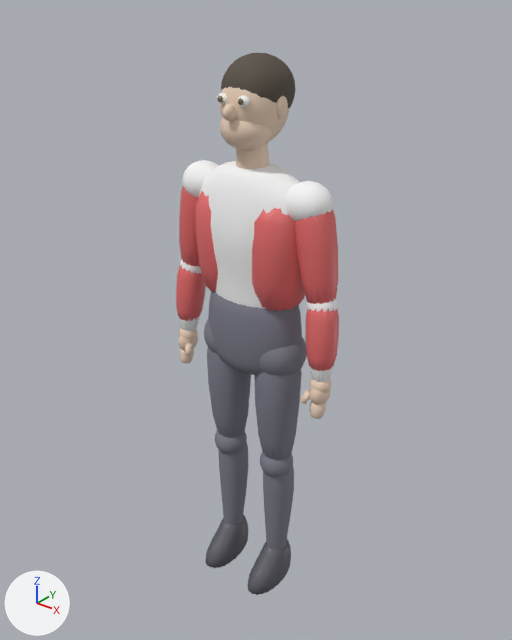
The glTF model godot/games/knuckles/art/models/hero_b.glb: old version first, new version second.
Both versions are drawn from a 50 mm lens placed at (1.25, -1.553, 1.972), pointed at (-0.007, 0.019, 0.998). The lights are fixed; the arrows at lower left show +X, +Y and +Z. The first picture is the older version. Vertices at exactly the same position are counted once.

Before the edit, the objects in view are built like this:
```python
me_loft = bpy.data.meshes.new('loft')
me_loft.from_pydata(...)  # 11086 vertices, 21992 faces; spans x -0.31..0.31, y -0.15..0.13, z 0.0..1.79
# faces by material slot: [4560, 4816, 6776, 1248, 1248, 624, 1120, 1600]
me_loft.materials.append(mat_hero_b_pants)  # grey #7c7c89
me_loft.materials.append(mat_hero_b_top)  # white #f9f9f9
me_loft.materials.append(mat_hero_b_skin)  # beige #edd3bc
me_loft.materials.append(mat_eye_white)  # white #f9f9f6
me_loft.materials.append(mat_hero_b_iris)  # brown #7c6c59
me_loft.materials.append(mat_hero_b_hair)  # brown #595045
me_loft.materials.append(mat_hero_b_shoes)  # dark grey #595961
me_loft.materials.append(mat_hero_b_jacket)  # red #e76c6c
ob_hero_b = bpy.data.objects.new('hero_b', me_loft)
ob_hero_b.location = (0.0, 0.0, 0.0)
```
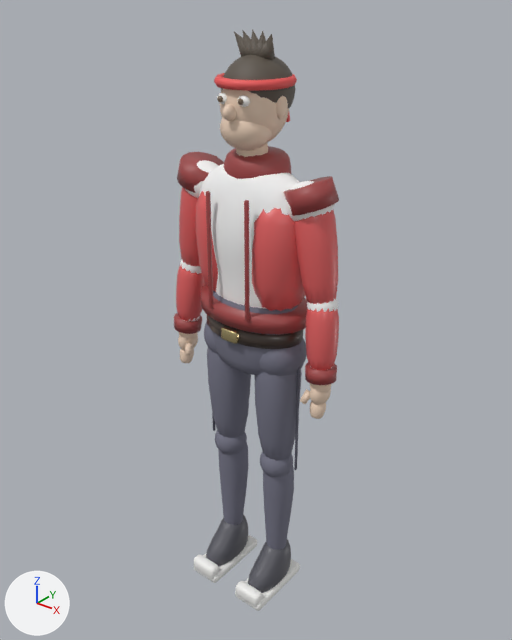
Pixel boxes [x1, y1, x2, y2] of what changed, in the pictures (512 x 640 px):
'hero_b', reshaped (7% taller): before [176, 53, 339, 595]; after [174, 29, 339, 611]
part 1 of me_loft, added: after [207, 315, 303, 349]
part 2 of me_loft, added (red): after [201, 285, 307, 334]
part 3 of me_loft, added: after [174, 29, 339, 470]
part 4 of me_loft, added: after [193, 535, 300, 611]

The edits, one by one:
Material 'hero_b_sole' (mat_hero_b_sole) is new.
Its base color is (0.9, 0.9, 0.88) (white #f3f3f1).
Its roughness is 0.6.
Material 'headband' (mat_headband) is new.
Its base color is (0.85, 0.1, 0.1) (red #ed5959).
Its roughness is 0.6.
Material 'hero_b_seam' (mat_hero_b_seam) is new.
Its base color is (0.126, 0.126, 0.168) (grey #636372).
Its roughness is 0.9.
Material 'hero_b_jacket_trim' (mat_hero_b_jacket_trim) is new.
Its base color is (0.351, 0.054, 0.054) (red #a04242).
Its coat weight is 0.3.
Material 'buckle' (mat_buckle) is new.
Its base color is (0.85, 0.7, 0.35) (beige #eddaa0).
Its metallic is 1.0.
Its roughness is 0.2.
Material 'belt' (mat_belt) is new.
Its base color is (0.06, 0.04, 0.03) (brown #453830).
Its roughness is 0.35.
Its coat weight is 0.4.
me_loft is used by ob_hero_b; location (0.0, 0.0, 0.0).
me_loft had 11086 vertices, 21992 faces and spanned x -0.31..0.31, y -0.15..0.13, z 0.0..1.79.
me_loft now has 12245 vertices, 24218 faces and spans x -0.32..0.32, y -0.17..0.13, z 0.0..1.85.
me_loft part 1: a new loose piece, a 20-sided cylinder along z spanning x -0.172..0.172, y -0.112..0.112, z 0.978..1.023, in mat_belt (brown #453830).
me_loft part 2: a new loose piece, a 20-sided cylinder along z spanning x -0.19..0.19, y -0.125..0.125, z 1.035..1.085, in mat_hero_b_jacket_trim (red #a04242).
me_loft part 3: 855 vertices added at x -0.32..0.32, y -0.12..0.13, z 0.52..1.85.
me_loft part 4: 224 vertices added at x -0.16..0.16, y -0.17..0.08, z 0.0..0.06.
me_loft gains material mat_belt (brown #453830).
me_loft gains material mat_buckle (beige #eddaa0).
me_loft gains material mat_hero_b_sole (white #f3f3f1).
me_loft gains material mat_hero_b_seam (grey #636372).
me_loft gains material mat_hero_b_jacket_trim (red #a04242).
me_loft gains material mat_headband (red #ed5959).
